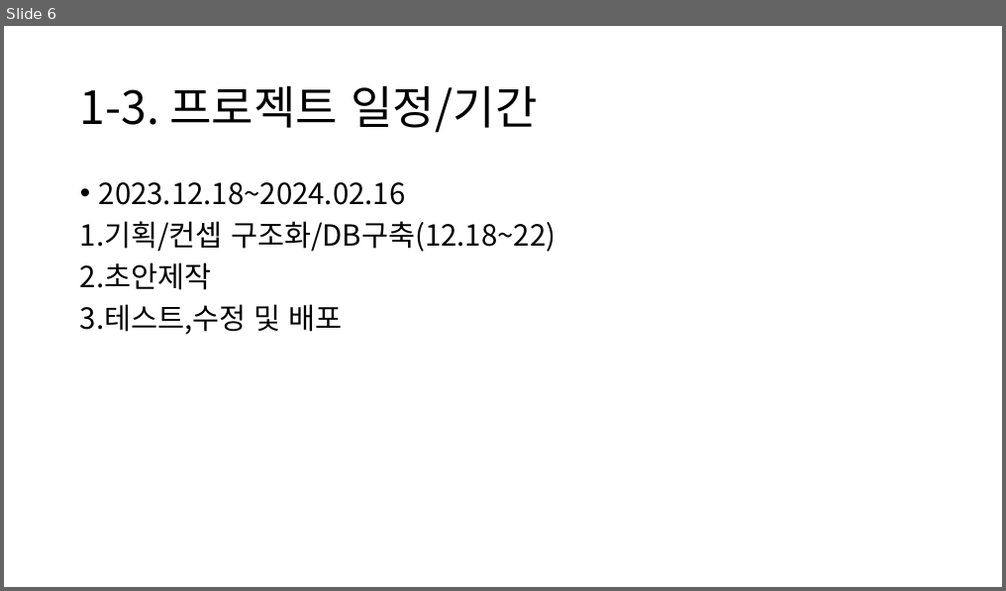
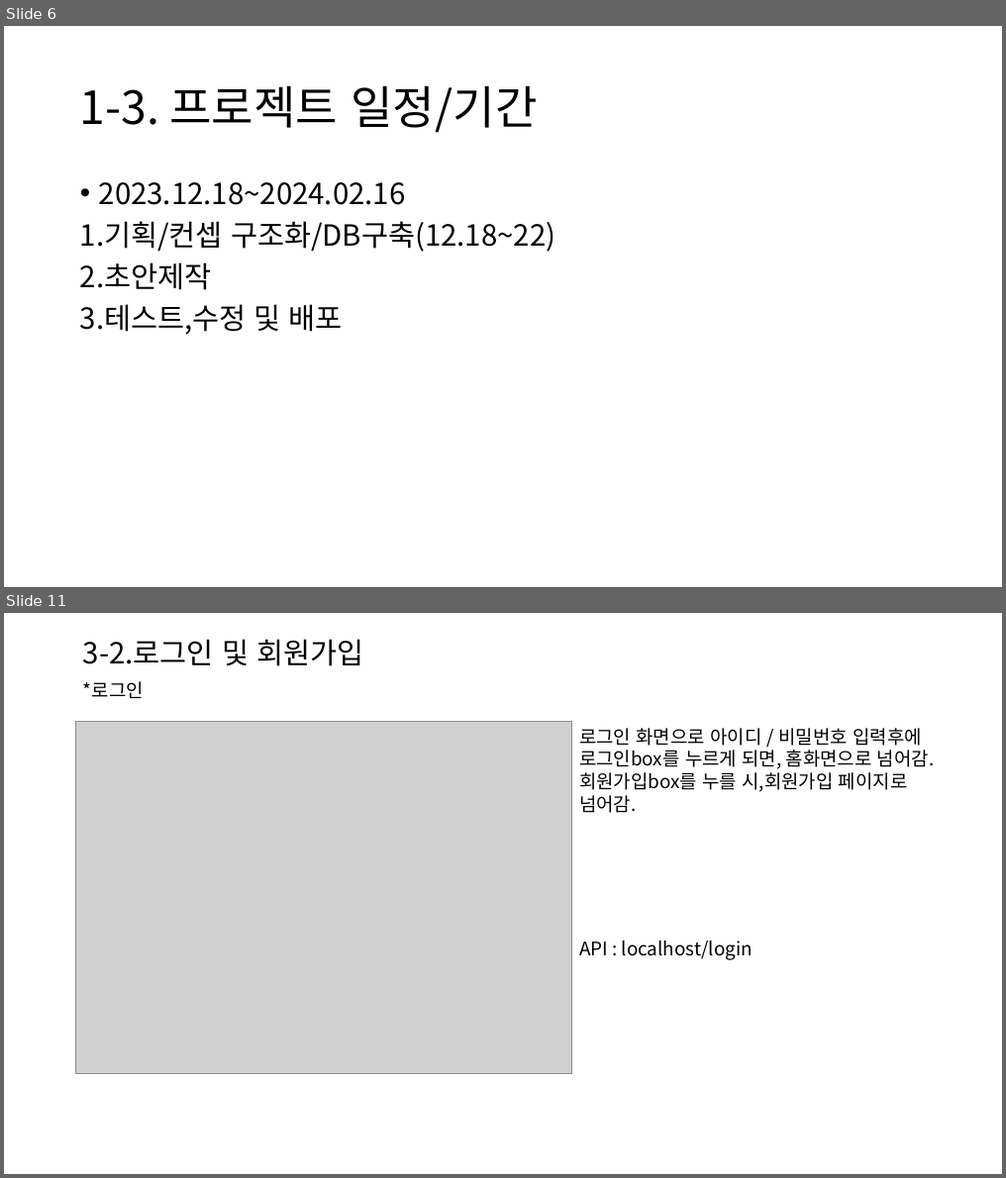
Before and after one commit to choigo1996/discord, a slide deck: 2차 프로젝트/2차 프로젝트.pptx. Shown one above the other, each under a label of ours: slide 6 before the commit, slides 6 and 11 after it; the slides between them are not shown. The pictures are 1006x591 and 1006x1178 pixels, drawn with LibreOffice and Linux fonts; fonts in the diff are those of the drawing; grey boxes stand for pictures. Boxes give left, top, right and bottom in pixels: in the first picture for what was removed or moved away, otherwise in the second. Text is boxed around its words. In the diff, an @@ line names an element or a change of style, - is before the commit and + after.

```diff
--- a/2차 프로젝트/2차 프로젝트.pptx
+++ b/2차 프로젝트/2차 프로젝트.pptx
@@ slide 11 added at box(4, 613, 1002, 1174), background #FFFFFF @@
@@ text added at box(83, 639, 363, 666), 28 pt, text #000000 @@
+3-2.로그인 및 회원가입
@@ text added at box(83, 681, 144, 698), 18 pt, text #000000 @@
+*로그인
@@ picture added at box(76, 722, 572, 1074) @@
@@ text added at box(579, 728, 934, 813), 18 pt, text #000000 @@
+로그인 화면으로 아이디 / 비밀번호 입력후에 로그인box를 누르게 되면, 홈화면으로 넘어감.
+회원가입box를 누를 시,회원가입 페이지로 넘어감.
@@ text added at box(579, 941, 752, 960), 18 pt, text #000000 @@
+API : localhost/login
```
Also in this commit, not shown: 2 slides changed, 13 other slides added, 6 slides removed.
